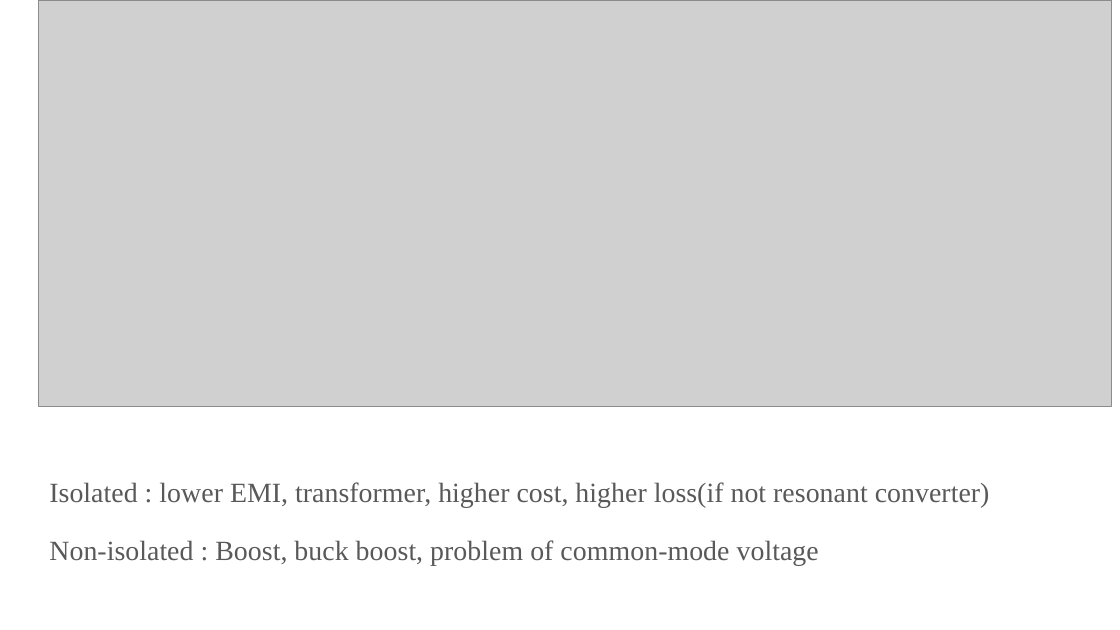
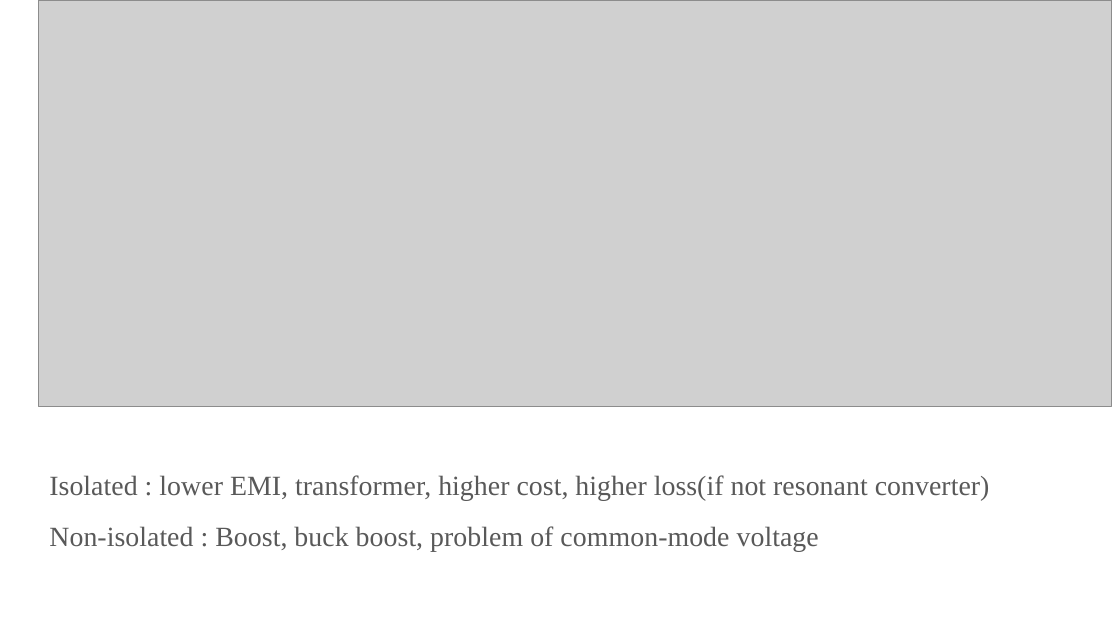
Before and after one commit to EnesAyaz/Studies, a slide deck: slide 2 of 1004-Tubitak/Presentation/2021.04.28.pptx. Drawn at 1120x630 pixels with LibreOffice and Linux fonts; fonts in the diff are those of the drawing; grey boxes stand for pictures. Boxes give left, top, right and bottom in pixels: in the first picture for what was removed or moved away, otherwise in the second. Text is boxed around its words. In the diff, an @@ line names an element or a change of style, - is before the commit and + after.

```diff
--- a/1004-Tubitak/Presentation/2021.04.28.pptx
+++ b/1004-Tubitak/Presentation/2021.04.28.pptx
@@ text "Isolated : lower EMI, transformer, ..." at [49,475,990,551]: line spacing 1.15 to 0.95 @@
```
Also in this commit, not shown: 5 other slides changed, 1 slide added, 18 other files.
